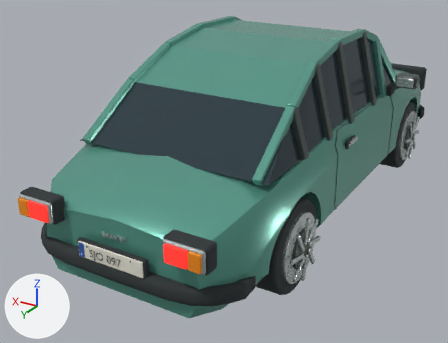
The Blender file source_blender/saab96.blend as it was, and as the next commit left it.
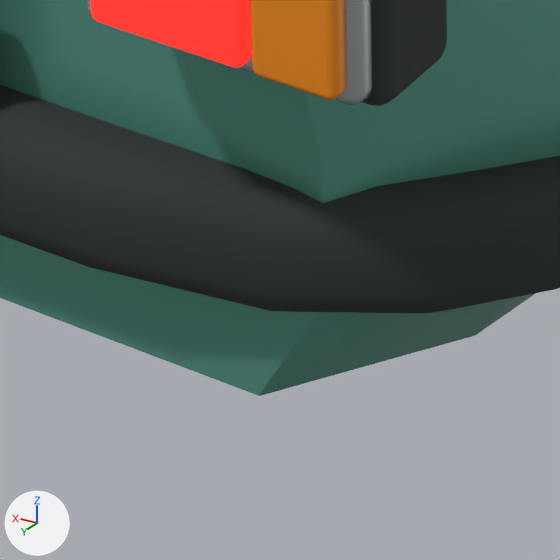
Each version is shown whole from a camera (50 mm lens) standing at (-2.156, 4.453, 2.34) and looking at (0.285, 0.384, 0.306), then close up on the part from 34% to 52% of the width and 76% to 100% of the height. Arrows for +X, +Y and +Z are at lower left; the lights stay in place. The older version's two pictures come first.

Objects in the first close-up: 'Painted bodyshell', 'Rear combination lamp housing', 'Rear indicator lens', 'Rear lamp bezel', 'Ruby tail lens', 'Saav wraparound bumper.001'.
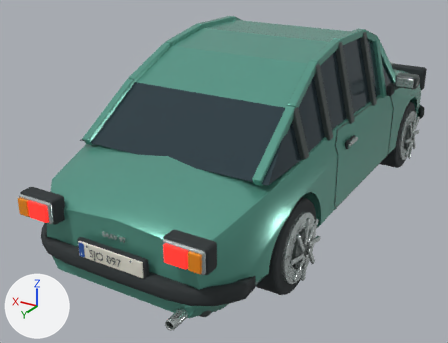
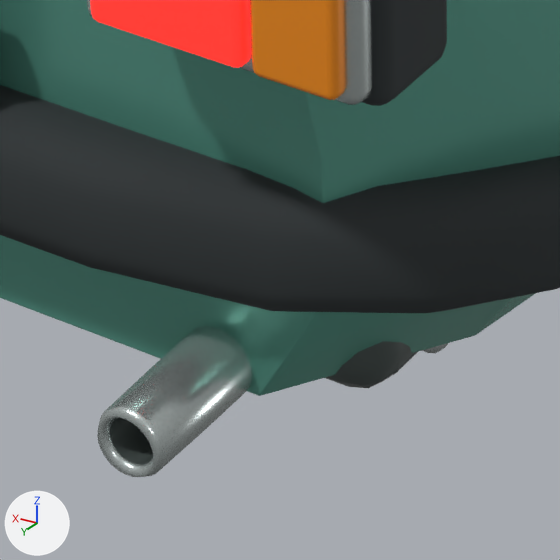
Pixel boxes (x1, y1, x2, y2) of what changed, in the close-ups (560 x 560 px):
'Saav exhaust outlet', added: after (97, 326, 252, 477)
    faces in mat_brushed_equipment_metal (light grey #c4cdcb): (97, 326, 252, 477)
    faces in mat_graphite_trim (dark grey #4d5755): (110, 418, 153, 465)
'Saav silencer', added: after (325, 341, 417, 388)
'Saav silencer clamp', added (mostly hidden): after (422, 343, 448, 353)

Patch to the scene script:
```diff
--- a/source_blender/saab96.blend.py
+++ b/source_blender/saab96.blend.py
@@ me_saav_rolled_exhaust_pipe @@
+me_saav_rolled_exhaust_pipe.from_pydata(...)  # 192 vertices, 192 faces; spans x -0.494..-0.426, y 1.931..2.209, z 0.186..0.254
+me_saav_rolled_exhaust_pipe.polygons.foreach_set('use_smooth', [True] * 192)
+# faces by material slot: [128, 64]
+me_saav_rolled_exhaust_pipe.materials.append(mat_brushed_equipment_metal)  # light grey #c4cdcb
+me_saav_rolled_exhaust_pipe.materials.append(mat_graphite_trim)  # dark grey #4d5755
@@ me_cube_095_1 @@
+me_cube_095_1.from_pydata(...)  # 96 vertices, 98 faces; spans x -0.126..0.126, y -0.016..0.016, z -0.06..0.06
+me_cube_095_1.materials.append(mat_brushed_equipment_metal)  # light grey #c4cdcb
@@ me_cube_094_1 @@
+me_cube_094_1.from_pydata(...)  # 96 vertices, 98 faces; spans x -0.122..0.122, y -0.184..0.184, z -0.056..0.056
+me_cube_094_1.materials.append(mat_graphite_trim)  # dark grey #4d5755
@@ ob_saav_exhaust_outlet @@
+ob_saav_exhaust_outlet = bpy.data.objects.new('Saav exhaust outlet', me_saav_rolled_exhaust_pipe)
+ob_saav_exhaust_outlet.parent = ob_saab96
+ob_saav_exhaust_outlet.location = (0.0, 0.0, 0.0)
@@ ob_saav_silencer_clamp @@
+ob_saav_silencer_clamp = bpy.data.objects.new('Saav silencer clamp', me_cube_095_1)
+ob_saav_silencer_clamp.parent = ob_saab96
+ob_saav_silencer_clamp.location = (-0.46, 1.912, 0.233)
@@ ob_saav_silencer @@
+ob_saav_silencer = bpy.data.objects.new('Saav silencer', me_cube_094_1)
+ob_saav_silencer.parent = ob_saab96
+ob_saav_silencer.location = (-0.46, 1.837, 0.229)
```
